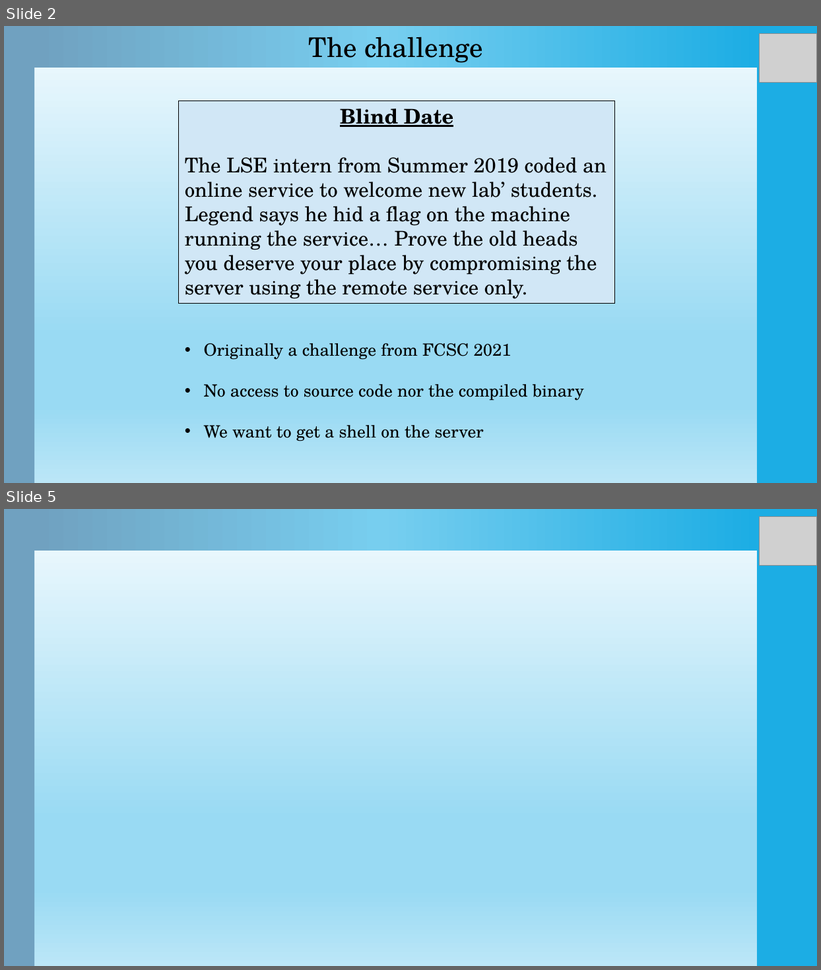
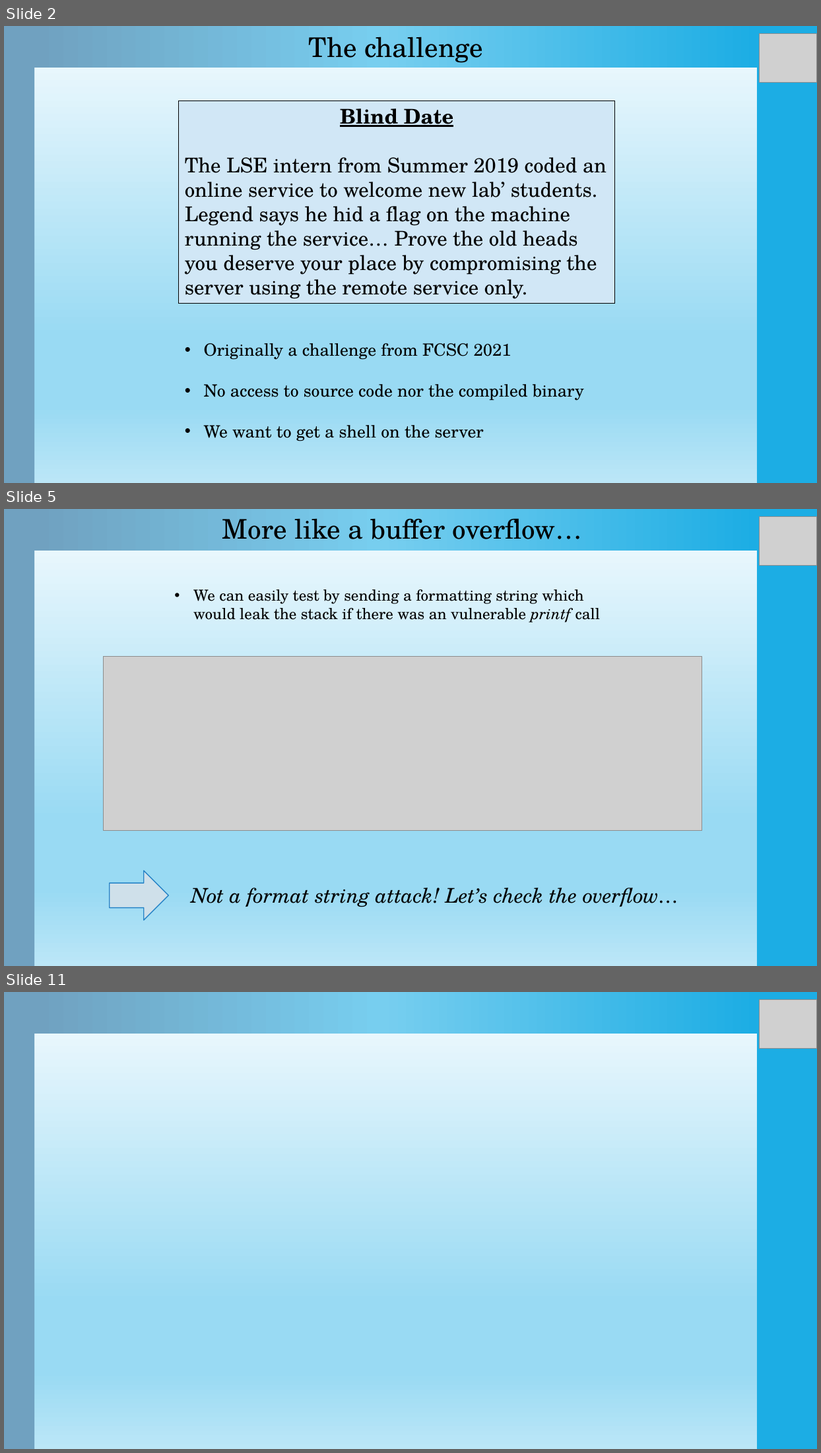
Before and after one commit to Ewael/LSE, a slide deck: Blind_Date/slides.pptx. Shown one above the other, each under a label of ours: slides 2 and 5 before the commit, slides 2, 5 and 11 after it; the slides between them are not shown. The pictures are 821x970 and 821x1453 pixels, drawn with LibreOffice and Linux fonts; fonts in the diff are those of the drawing; grey boxes stand for pictures. Boxes give left, top, right and bottom in pixels: in the first picture for what was removed or moved away, otherwise in the second. Text is boxed around its words. In the diff, an @@ line names an element or a change of style, - is before the commit and + after.

```diff
--- a/Blind_Date/slides.pptx
+++ b/Blind_Date/slides.pptx
@@ slide 5 added at (4, 509, 817, 966), background gradient #F4FBFE to #99DAF3 to #BBE6F7; not listed: 2 template elements that a slide beside it also shows @@
@@ rectangle added at (34, 509, 757, 551), fill gradient #1CADE4 to #77CEEF to #70A1C0 @@
@@ text added at (222, 518, 583, 539), 32 pt, text #000000 @@
+More like a buffer overflow…
@@ picture added at (760, 517, 817, 566) @@
@@ text added at (193, 590, 601, 623), 18 pt, text #000000 @@
+• We can easily test by sending a formatting string which would leak the stack if there was an vulnerable printf call
@@ picture added at (104, 657, 702, 831) @@
@@ right arrow added at (110, 871, 169, 920), fill #CFE0EA, outline #2683C6 1.1 pt @@
@@ text added at (191, 888, 679, 908), 24 pt, text #000000, italic @@
+Not a format string attack! Let’s check the overflow…
@@ what was slide 5 is now slide 11 @@
```
Also in this commit, not shown: 3 slides changed, 5 other slides added, 1 slide removed.
